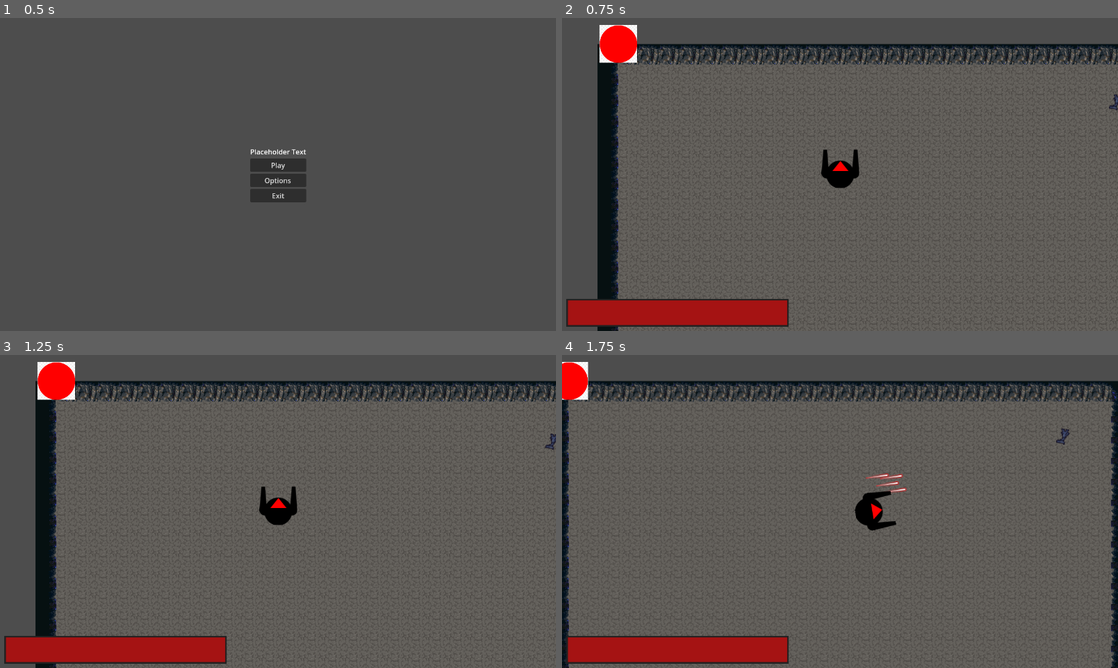
Above: before the commit, frames 1-4 (two rows, left to right).
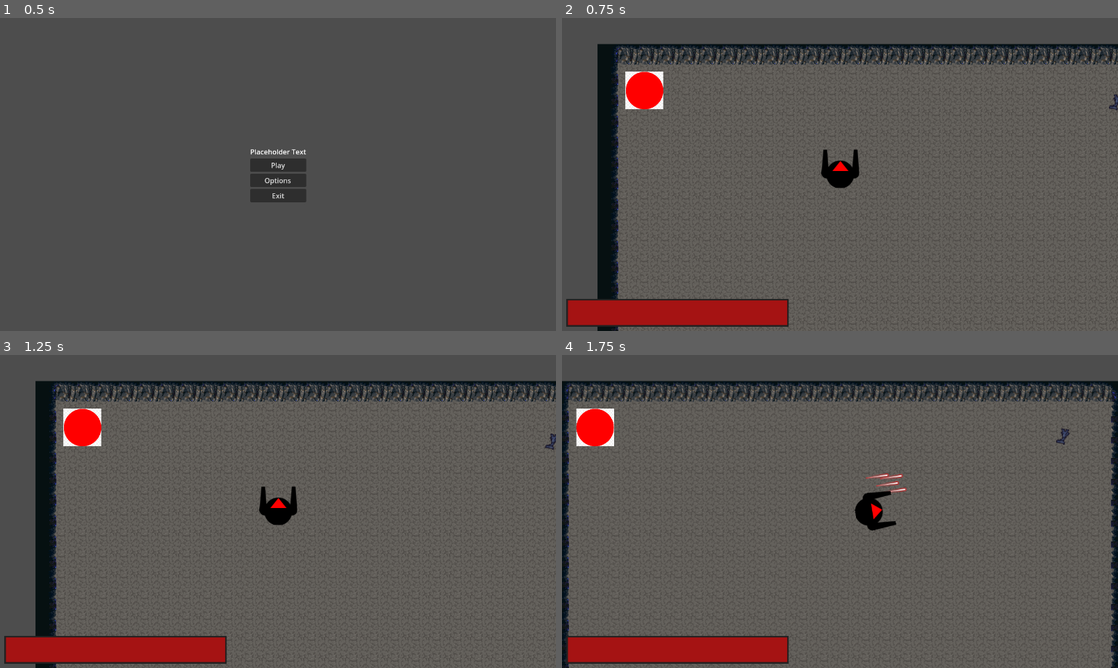
Above: after the commit, the same moments.

Repository: JehtBlack/tiny-creatures
Game: Godot game, scene res://scenes/main_menu.tscn
The game is run twice, just before and just after one commit, with the same random seed, the same clock (stepped at 60 frames per second) and the same inputs.
Inputs (mouse positions are in pixels of both pictures, inside the frame that each line leads up to):
- Up to frame 1 (0.5 s): no input
- Up to frame 2 (0.75 s): click "Play" at 0.5 s
- Up to frame 3 (1.25 s): no input
- Up to frame 4 (1.75 s): tap Enter at 1.25 s; move the mouse to (962, 495) at 1.27 s; hold D (Right) from 1.28 s (still down); click (962, 495) at 1.35 s

Frame 1 is identical in both runs. In frame 2, 1.7% of the frame differs, in the area x 6-19%, y 2-30%; in frame 3, 1.7%; in frame 4, 1.4%.

Commit message:
Add navigation and collision layers to tilemap

Diff:
--- a/project.godot
+++ b/project.godot
@@ -32,6 +32,7 @@
 [global_group]
 
 damageable="All Items/units which can take damage"
+player="The player"
 
 [input]
 
@@ -81,6 +82,7 @@
 [layer_names]
 
 2d_physics/layer_1="Player"
+2d_navigation/layer_1="Floo"
 2d_physics/layer_2="Enemies"
 2d_physics/layer_3="Pickups"
 2d_physics/layer_4="Objects"
--- a/scenes/cave.tres
+++ b/scenes/cave.tres
@@ -1,56 +1,102 @@
-[gd_resource type="TileSet" load_steps=3 format=3 uid="uid://b3hcgxb56uflb"]
+[gd_resource type="TileSet" load_steps=4 format=3 uid="uid://b3hcgxb56uflb"]
 
 [ext_resource type="Texture2D" uid="uid://s4o5tmw5qs0x" path="res://assets/tilemaps/walls.png" id="1_be0uf"]
+
+[sub_resource type="NavigationPolygon" id="NavigationPolygon_fgfig"]
+vertices = PackedVector2Array(24, 24, -24, 24, -24, -24, 24, -24)
+polygons = Array[PackedInt32Array]([PackedInt32Array(0, 1, 2, 3)])
+outlines = Array[PackedVector2Array]([PackedVector2Array(-24, -24, 24, -24, 24, 24, -24, 24)])
+agent_radius = 0.0
 
 [sub_resource type="TileSetAtlasSource" id="TileSetAtlasSource_ab718"]
 texture = ExtResource("1_be0uf")
 texture_region_size = Vector2i(48, 48)
 0:0/0 = 0
+0:0/0/physics_layer_0/polygon_0/points = PackedVector2Array(-24, -24, 24, -24, 24, 24, -24, 24)
 1:0/0 = 0
+1:0/0/physics_layer_0/polygon_0/points = PackedVector2Array(-24, -24, 24, -24, 24, 24, -24, 24)
 3:0/0 = 0
-3:0/0/physics_layer_0/polygon_0/points = PackedVector2Array(-24, -14.8492, -14.1421, -19.4454, -2.82843, -24, 3.00521, -24, 6.71752, -20.1525, 17.3241, -17.8544, 24, -20.5061, 24, 24, -19.625, 24, -22.5, -1)
+3:0/0/physics_layer_0/polygon_0/points = PackedVector2Array(-24, -24, 24, -24, 24, 24, -24, 24)
 4:0/0 = 0
+4:0/0/physics_layer_0/polygon_0/points = PackedVector2Array(-24, -24, 24, -24, 24, 24, -24, 24)
 5:0/0 = 0
+5:0/0/physics_layer_0/polygon_0/points = PackedVector2Array(-24, -24, 24, -24, 24, 24, -24, 24)
 1:1/0 = 0
+1:1/0/physics_layer_0/polygon_0/points = PackedVector2Array(-24, -24, 24, -24, 24, 24, -24, 24)
 3:1/0 = 0
+3:1/0/physics_layer_0/polygon_0/points = PackedVector2Array(-24, -24, 24, -24, 24, 24, -24, 24)
 4:1/0 = 0
+4:1/0/physics_layer_0/polygon_0/points = PackedVector2Array(-24, -24, 24, -24, 24, 24, -24, 24)
 5:1/0 = 0
+5:1/0/physics_layer_0/polygon_0/points = PackedVector2Array(-24, -24, 24, -24, 24, 24, -24, 24)
 1:2/0 = 0
+1:2/0/physics_layer_0/polygon_0/points = PackedVector2Array(-24, -24, 24, -24, 24, 24, -24, 24)
 3:2/0 = 0
+3:2/0/physics_layer_0/polygon_0/points = PackedVector2Array(-24, -24, 24, -24, 24, 24, -24, 24)
 4:2/0 = 0
+4:2/0/physics_layer_0/polygon_0/points = PackedVector2Array(-24, -24, 24, -24, 24, 24, -24, 24)
 5:2/0 = 0
+5:2/0/physics_layer_0/polygon_0/points = PackedVector2Array(-24, -24, 24, -24, 24, 24, -24, 24)
 0:3/0 = 0
 0:3/0/physics_layer_0/polygon_0/points = PackedVector2Array(-24, -14.8492, -14.1421, -19.4454, -2.82843, -24, 3.00521, -24, 6.71752, -20.1525, 9.875, -18.5, 10.25, -24, 24, -24, 24, 24, -19.625, 24, -22.5, -1)
 1:3/0 = 0
+1:3/0/physics_layer_0/polygon_0/points = PackedVector2Array(-24, -24, 24, -24, 24, 24, -24, 24)
 2:3/0 = 0
+2:3/0/physics_layer_0/polygon_0/points = PackedVector2Array(-24, -24, 24, -24, 24, 24, -24, 24)
 3:3/0 = 0
+3:3/0/physics_layer_0/polygon_0/points = PackedVector2Array(-24, -24, 24, -24, 24, 24, -24, 24)
 4:3/0 = 0
+4:3/0/physics_layer_0/polygon_0/points = PackedVector2Array(-24, -24, 24, -24, 24, 24, -24, 24)
 5:3/0 = 0
+5:3/0/physics_layer_0/polygon_0/points = PackedVector2Array(-24, -24, 24, -24, 24, 24, -24, 24)
 0:4/0 = 0
+0:4/0/physics_layer_0/polygon_0/points = PackedVector2Array(-24, -24, 24, -24, 24, 24, -24, 24)
 2:4/0 = 0
+2:4/0/physics_layer_0/polygon_0/points = PackedVector2Array(-24, -24, 24, -24, 24, 24, -24, 24)
 3:4/0 = 0
+3:4/0/physics_layer_0/polygon_0/points = PackedVector2Array(-24, -24, 24, -24, 24, 24, -24, 24)
 4:4/0 = 0
+4:4/0/navigation_layer_0/polygon = SubResource("NavigationPolygon_fgfig")
 5:4/0 = 0
+5:4/0/physics_layer_0/polygon_0/points = PackedVector2Array(-24, -24, 24, -24, 24, 24, -24, 24)
 0:5/0 = 0
+0:5/0/physics_layer_0/polygon_0/points = PackedVector2Array(-24, -24, 24, -24, 24, 24, -24, 24)
 1:5/0 = 0
+1:5/0/physics_layer_0/polygon_0/points = PackedVector2Array(-24, -24, 24, -24, 24, 24, -24, 24)
 2:5/0 = 0
+2:5/0/physics_layer_0/polygon_0/points = PackedVector2Array(-24, -24, 24, -24, 24, 24, -24, 24)
 3:5/0 = 0
+3:5/0/physics_layer_0/polygon_0/points = PackedVector2Array(-24, -24, 24, -24, 24, 24, -24, 24)
 4:5/0 = 0
+4:5/0/physics_layer_0/polygon_0/points = PackedVector2Array(-24, -24, 24, -24, 24, 24, -24, 24)
 5:5/0 = 0
+5:5/0/physics_layer_0/polygon_0/points = PackedVector2Array(-24, -24, 24, -24, 24, 24, -24, 24)
 0:7/0 = 0
+0:7/0/physics_layer_0/polygon_0/points = PackedVector2Array(-24, -24, 24, -24, 24, 24, -24, 24)
 1:7/0 = 0
+1:7/0/physics_layer_0/polygon_0/points = PackedVector2Array(-24, -24, 24, -24, 24, 24, -24, 24)
 2:7/0 = 0
+2:7/0/physics_layer_0/polygon_0/points = PackedVector2Array(-24, -24, 24, -24, 24, 24, -24, 24)
 3:7/0 = 0
+3:7/0/physics_layer_0/polygon_0/points = PackedVector2Array(-24, -24, 24, -24, 24, 24, -24, 24)
 4:7/0 = 0
+4:7/0/physics_layer_0/polygon_0/points = PackedVector2Array(-24, -24, 24, -24, 24, 24, -24, 24)
 5:7/0 = 0
+5:7/0/physics_layer_0/polygon_0/points = PackedVector2Array(-24, -24, 24, -24, 24, 24, -24, 24)
 0:8/0 = 0
+0:8/0/physics_layer_0/polygon_0/points = PackedVector2Array(-24, -24, 24, -24, 24, 24, -24, 24)
 1:8/0 = 0
+1:8/0/physics_layer_0/polygon_0/points = PackedVector2Array(-24, -24, 24, -24, 24, 24, -24, 24)
 2:8/0 = 0
+2:8/0/physics_layer_0/polygon_0/points = PackedVector2Array(-24, -24, 24, -24, 24, 24, -24, 24)
 4:8/0 = 0
+4:8/0/physics_layer_0/polygon_0/points = PackedVector2Array(-24, -24, 24, -24, 24, 24, -24, 24)
 5:8/0 = 0
+5:8/0/physics_layer_0/polygon_0/points = PackedVector2Array(-24, -24, 24, -24, 24, 24, -24, 24)
 
 [resource]
 tile_size = Vector2i(48, 48)
 physics_layer_0/collision_layer = 8
 physics_layer_0/collision_mask = 47
+navigation_layer_0/layers = 1
 sources/4 = SubResource("TileSetAtlasSource_ab718")
--- a/scenes/glocklin.gd
+++ b/scenes/glocklin.gd
@@ -27,10 +27,6 @@
 			velocity = direction * (run_speed / 2.0)
 			look_at(direction)
 
-
-
-
-
 func _physics_process(_delta):
 	if player != null:
 		var direction = position.direction_to(player.position)
@@ -41,18 +37,19 @@
 	move_and_slide()
 
 
+func _on_area_2d_body_entered(body: Node2D) -> void:
+	if body.is_in_group("player"):
+		player = body
+		print("Glocklin being chased")
 
 
-func _on_area_2d_body_entered(body: Node2D) -> void:
-	player = body
-	print("Glocklin being chased")
-
-
-func _on_area_2d_body_exited(_body: Node2D) -> void:
-	player = null
-	print("You picked the wrong house fool!")
+func _on_area_2d_body_exited(body: Node2D) -> void:
+	if body.is_in_group("player"):
+		player = null
+		print("You picked the wrong house fool!")
 
 
 func _on_area_pickup_body_entered(body: Node2D) -> void:
-	body._add_gun(gun)
-	queue_free()
+	if body.is_in_group("player"):
+		body._add_gun(gun)
+		queue_free()
--- a/scenes/glocklin.tscn
+++ b/scenes/glocklin.tscn
@@ -16,6 +16,7 @@
 
 [node name="CharacterBody2D" type="CharacterBody2D"]
 collision_layer = 4
+collision_mask = 9
 script = ExtResource("1_17nfb")
 gun = ExtResource("2_xwy65")
 
@@ -42,6 +43,8 @@
 visible = false
 shape = SubResource("CapsuleShape2D_su70n")
 
+[node name="NavigationAgent2D" type="NavigationAgent2D" parent="."]
+
 [connection signal="body_entered" from="AreaPickup" to="." method="_on_area_pickup_body_entered"]
 [connection signal="body_entered" from="AreaNotice" to="." method="_on_area_2d_body_entered"]
 [connection signal="body_exited" from="AreaNotice" to="." method="_on_area_2d_body_exited"]
--- a/scenes/player.tscn
+++ b/scenes/player.tscn
@@ -7,7 +7,7 @@
 [sub_resource type="CircleShape2D" id="CircleShape2D_ldg6g"]
 radius = 32.0156
 
-[node name="Player" type="CharacterBody2D" groups=["damageable"]]
+[node name="Player" type="CharacterBody2D" groups=["damageable", "player"]]
 collision_mask = 62
 script = ExtResource("1_y1rou")
 
--- a/scenes/super_level.tscn
+++ b/scenes/super_level.tscn
@@ -31,6 +31,7 @@
 position_smoothing_enabled = true
 
 [node name="BasicEnemy" parent="." instance=ExtResource("4_l1xq3")]
+position = Vector2(60, 107)
 
 [node name="CharacterBody2D" parent="." instance=ExtResource("6_7cgny")]
 position = Vector2(1146, 130)
